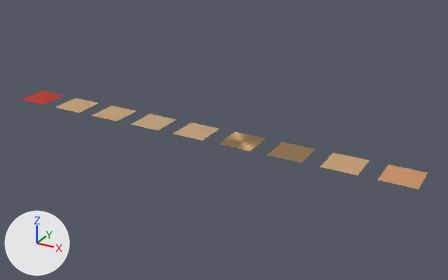
The glTF model Assets/Models/GGLabMaterialExportProbe/GGLabMaterialIOROnly.gltf, before and after one commit.
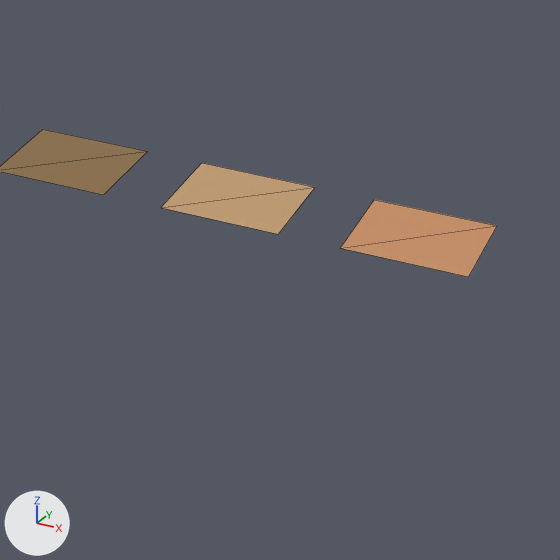
Old and new are each drawn whole from a camera (50 mm lens) standing at (14.76, -14.26, 7.04) and looking at (6.75, 0.3, -0.24) and again close up on the part from 60% to 100% of the width and 36% to 100% of the height. Every picture has the same lights, and +X, +Y and +Z are marked at lower left. The older version's two pictures come first. The close-ups show mesh edges as thin lines.

Names of what the first close-up shows: 'Probe_MAT_AnisotropyTexture', 'Probe_MAT_SheenFactor', 'Probe_MAT_SheenTexture'.
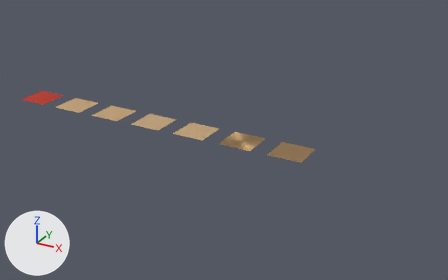
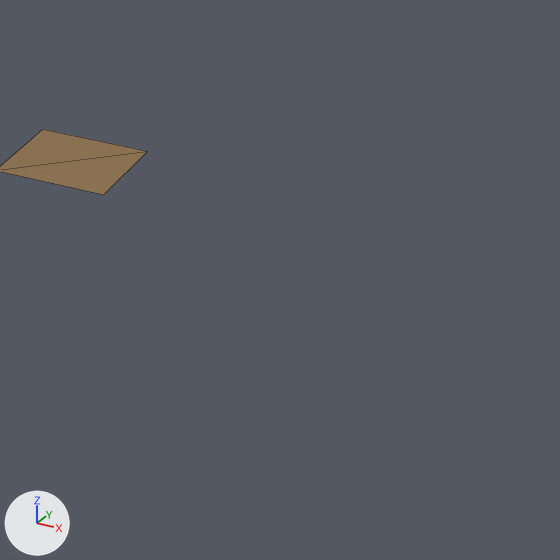
Where the change shows, as pixel boxes [x1, y1, x2, y2] in the close-ups (560 x 560 px):
'Probe_MAT_SheenTexture', deleted (orange): before [340, 200, 497, 277]
'Probe_MAT_SheenFactor', deleted (brown): before [161, 163, 315, 234]

What the commit changed:
Object 'Probe_MAT_SheenFactor' (ob_probe_mat_sheenfactor) is deleted.
Object 'Probe_MAT_SheenTexture' (ob_probe_mat_sheentexture) is deleted.
